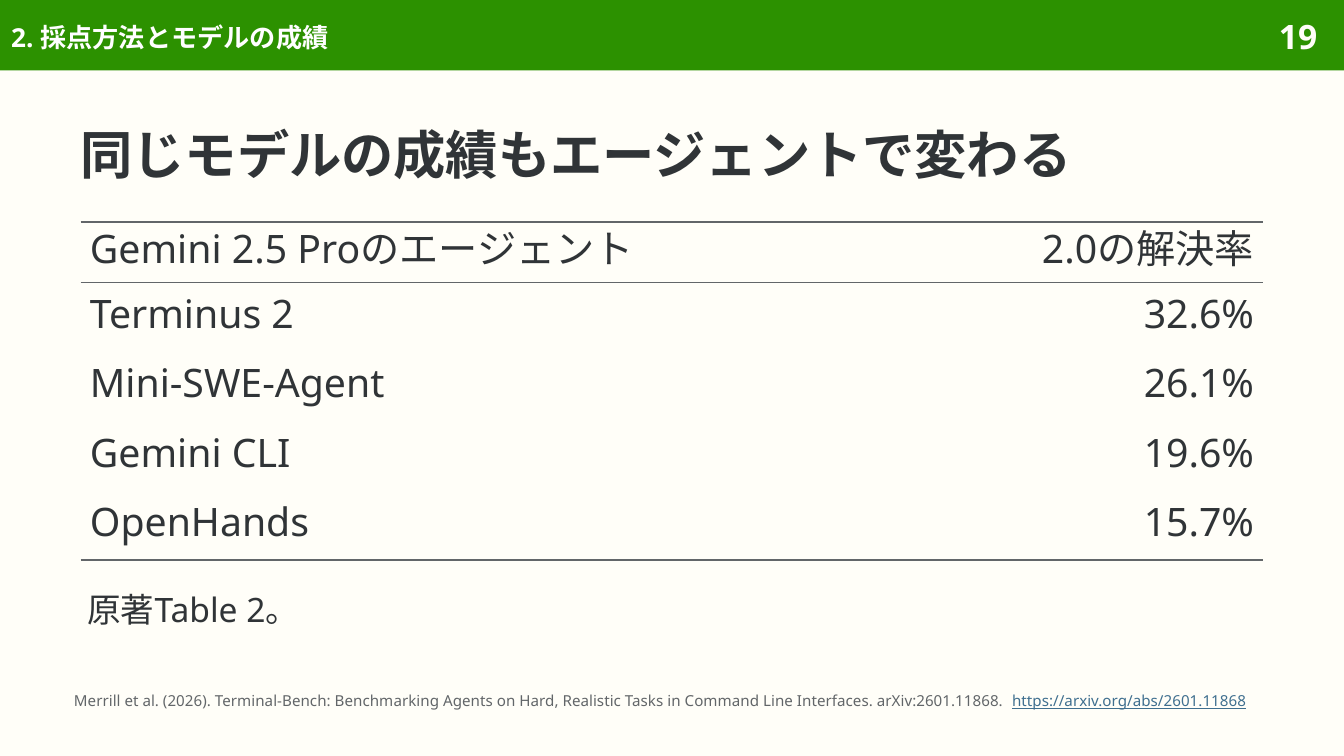
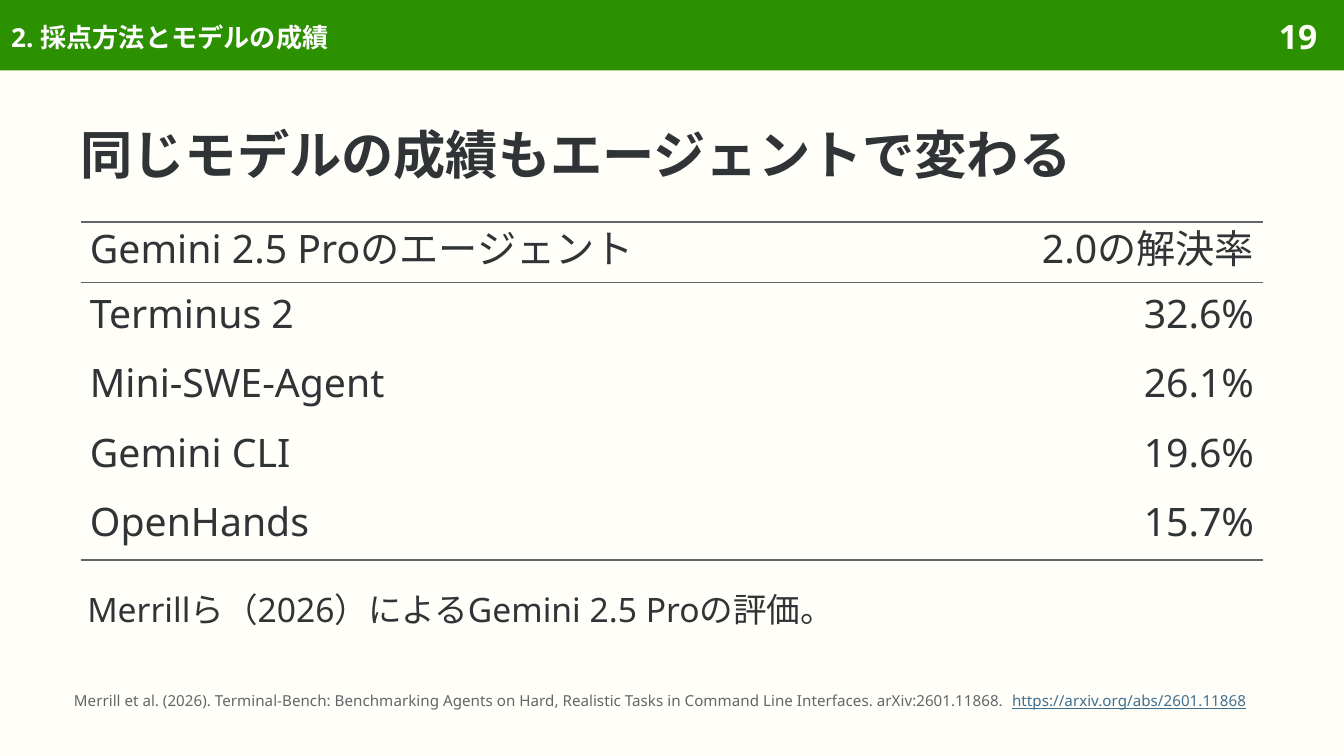
Before and after one commit to sasakiy84/datasets-in-10-minutes, a slide deck: slide 19 of slides/datasets-in-10-minutes-terminal-bench.pptx. Drawn at 1344x756 pixels with LibreOffice and Linux fonts; fonts in the diff are those of the drawing. Boxes give left, top, right and bottom in pixels: in the first picture for what was removed or moved away, otherwise in the second. Text is boxed around its words. In the diff, an @@ line names an element or a change of style, - is before the commit and + after.

```diff
--- a/slides/datasets-in-10-minutes-terminal-bench.pptx
+++ b/slides/datasets-in-10-minutes-terminal-bench.pptx
@@ text at bbox=[87, 593, 834, 625]: text changed @@
-原著Table 2。
+Merrillら（2026）によるGemini 2.5 Proの評価。
```
Also in this commit, not shown: 7 other slides changed, 2 slides added, 7 other files.
